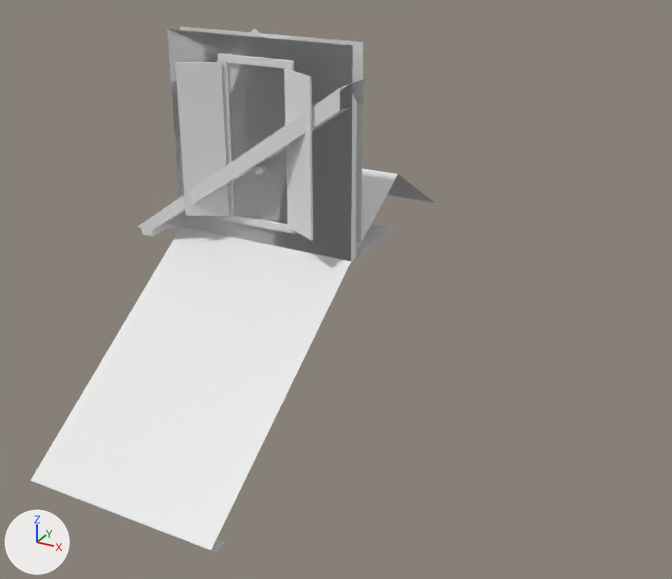
What one commit did to the Blender file BlendFilesForUnity/Models with Texture/Townhall.blend.
Rendered twice from a 50 mm lens placed at (3.82, -7.24, 3.3), pointed at (-0.08, -0.16, -0.25). The lights are fixed; the arrows at lower left show +X, +Y and +Z. The same objects are shown in both versions, whatever each file hides.

The older version as bpy lines, for what is in view:
```python
ob_floor = bpy.data.objects.new('Floor', me_plane)
ob_floor.location = (0.0, 0.0, 0.0)
ob_roof = bpy.data.objects.new('Roof', me_plane_007)
ob_roof.location = (0.0, 0.0, 0.0)
ob_roof2 = bpy.data.objects.new('Roof2', me_plane_003)
ob_roof2.location = (0.0, 0.0, 0.0)
ob_roofend1 = bpy.data.objects.new('RoofEnd1', me_plane_008)
ob_roofend1.location = (0.0, 0.0, 0.0)
ob_roofend2 = bpy.data.objects.new('RoofEnd2', me_plane_009)
ob_roofend2.location = (0.0, 0.0, 0.0)
ob_roofwall_003 = bpy.data.objects.new('RoofWall.003', me_plane_012)
ob_roofwall_003.location = (0.0, 0.0, 0.0)
ob_wall = bpy.data.objects.new('Wall', me_cube_002)
ob_wall.location = (0.0, 0.0, 0.0)
ob_wall_doorpost = bpy.data.objects.new('Wall_DoorPost', me_cube_003)
ob_wall_doorpost.location = (0.0, 0.0, 0.0)
ob_wall_window = bpy.data.objects.new('Wall_Window', me_cube_001)
ob_wall_window.location = (0.0, 0.0, 0.0)
# me_cube_002
# before: 0 (-2.0, 0.2, 0.0), 1 (-2.0, 0.2, 2.0) at pixel (180, 26), 2 (0.0, 0.2, 2.0) at pixel (363, 42), 3 (0.0, 0.2, 0.0) at pixel (360, 254), 4 (0.0, 0.0, 0.0) at pixel (351, 261)
# before: 5 (0.0, 0.0, 2.0) at pixel (352, 45), 6 (-2.0, 0.0, 2.0) at pixel (167, 28), 7 (-2.0, 0.0, 0.0) at pixel (181, 226)
# also in view: 'Door' at (-0.57, 0.05, 0.99)
```
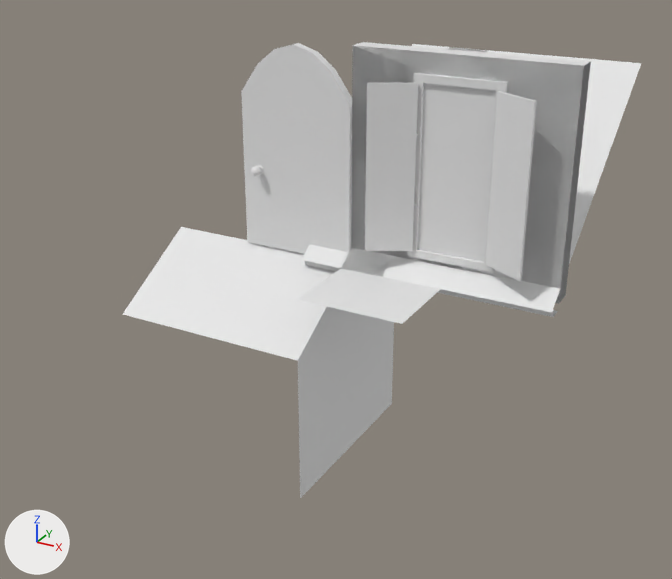
What differs and where, as boxes (x1, y1, x2, y2) in the pictures (672 x 579 px):
'Roof', mesh moved
    before: (31, 227, 351, 553)
    after: (343, 47, 641, 317)
'Wall_Window', reshaped (22% wider, 11% taller)
    before: (167, 26, 363, 261)
    after: (351, 42, 591, 303)
'Wall', reshaped (22% wider, 14% taller)
    before: (167, 30, 363, 257)
    after: (351, 45, 591, 304)
'Door', moved
    before: (244, 45, 357, 261)
    after: (241, 43, 352, 254)
'Roof2', mesh moved
    before: (356, 169, 435, 251)
    after: (123, 227, 337, 361)
'RoofWall.003', mesh turned
    before: (171, 29, 352, 259)
    after: (298, 307, 394, 498)
'Wall_DoorPost', reshaped (22% wider, 11% taller)
    before: (167, 29, 363, 260)
    after: (351, 46, 590, 302)
'Floor', mesh moved
    before: (356, 225, 396, 258)
    after: (297, 269, 441, 324)
'RoofEnd2', reshaped (35% narrower, 28% taller)
    before: (137, 81, 359, 259)
    after: (341, 47, 486, 276)
'RoofEnd1', mesh turned
    before: (166, 79, 364, 255)
    after: (302, 44, 449, 271)

The edits, one by one:
me_cube_001 is used by ob_wall_window; location (0.0, 0.0, 0.0).
me_cube_001 had 262 vertices, 294 faces and spanned x -2.0..0.0, y -0.26..0.2, z 0.0..2.0.
me_cube_001 now has 267 vertices, 292 faces and spans x 0.0..2.0, y -0.26..0.2, z 0.0..2.0.
me_cube_001 part 1: 256 vertices removed from x -2.0..0.0, y -0.26..0.2, z 0.0..2.0; 261 vertices added at x 0.27..2.0, y -0.26..0.2, z 0.0..2.0.
me_cube_002 has 8 vertices, 2 faces and spans x -2.0..0.0, y 0.0..0.2, z 0.0..2.0.
me_cube_002 is used by ob_wall; location (0.0, 0.0, 0.0).
Verts and faces of me_cube_002; kept vertices keep their numbers, new ones are numbered from 8.
Part 2, on me_cube_002:
Vertices deleted: 0, 1, 6, 7 (with the faces that use them).
New vertices 8 to 11 stand at vertices 2 to 5, in that order, plus (2.0, 0.0, 0.0).
New faces: (2, 8, 9, 3), (2, 3, 4, 5), (2, 5, 11, 8), (3, 9, 10, 4), (8, 11, 10, 9), (4, 10, 11, 5).
me_cube_003 is used by ob_wall_doorpost; location (0.0, 0.0, 0.0).
me_cube_003 had 44 vertices, 28 faces and spanned x -2.0..0.0, y 0.0..0.2, z 0.0..2.0.
me_cube_003 now has 44 vertices, 42 faces and spans x 0.0..2.0, y 0.0..0.2, z 0.0..2.0.
Part 3, on me_cube_003:
38 vertices are removed from x -2.0..-0.43, y 0.0..0.2, z 0.0..2.0.
28 faces are deleted.
16 vertices are added at x 0.62..2.0, y 0.0, z 0.0..2.0.
6 new vertices lie (0.43, 0.0, 0.0) away from vertices in x 0.0, y 0.0..0.2, z 0.0..2.0.
16 new vertices lie (0.0, 0.2, 0.0) away from vertices in x 0.62..2.0, y 0.0, z 0.0..2.0.
42 new faces join them.
me_plane_007 has 10 vertices, 4 faces and spans x -2.0..0.0, y -2.4..0.0, z -1.75..0.0.
me_plane_007 is used by ob_roof; location (0.0, 0.0, 0.0).
me_plane_007 part 4: the whole mesh is moved by (2.0, 2.2, 1.68).
me_plane_008 has 21 vertices, 14 faces and spans x -2.4..0.0, y -0.2..0.23, z -0.07..1.68.
me_plane_008 is used by ob_roofend1; location (0.0, 0.0, 0.0).
me_plane_008 part 5: the whole mesh is turned 90 degrees about the z axis through its middle, then moved by (0.99, 0.99, 0.0).
me_plane_009 is used by ob_roofend2; location (0.0, 0.0, 0.0).
me_plane_009 had 21 vertices, 14 faces and spanned x -2.4..0.0, y -0.23..0.2, z -0.07..1.68.
me_plane_009 now has 21 vertices, 14 faces and spans x 0.0..0.43, y -0.2..2.2, z -0.07..1.68.
me_plane_009 part 6: 21 of 21 vertices moved; they spanned x -2.4..0.0, y -0.23..0.2, z -0.07..1.68 and now span x 0.0..0.43, y -0.2..2.2, z -0.07..1.68; mean shift (1.77, 0.7, 0.0); largest move (-2.4, -0.23, 0.0) -> (0.43, -0.2, 0.0).
me_plane has 4 vertices, 1 face and spans x -1.0..0.0, y 0.0..1.0, z 0.0.
me_plane is used by ob_floor; location (0.0, 0.0, 0.0).
me_plane part 7: the whole mesh is moved by (1.0, -1.0, 0.0).
me_plane_003 has 6 vertices, 2 faces and spans x -2.0..0.0, y 0.0..2.0, z 0.0..0.59.
me_plane_003 is used by ob_roof2; location (0.0, 0.0, 0.0).
me_plane_003 part 8: the whole mesh is moved by (0.0, -1.0, -0.59).
me_plane_012 has 6 vertices, 2 faces and spans x -2.0..0.0, y 0.0, z 0.0..2.07.
me_plane_012 is used by ob_roofwall_003; location (0.0, 0.0, 0.0).
me_plane_012 part 9: the whole mesh is turned -90 degrees about the z axis through its middle, then moved by (1.0, 0.0, -2.07).
Object 'Door' (ob_door) moves from (0.0, 0.0, 0.0) to (0.0, -0.05, 0.0).
